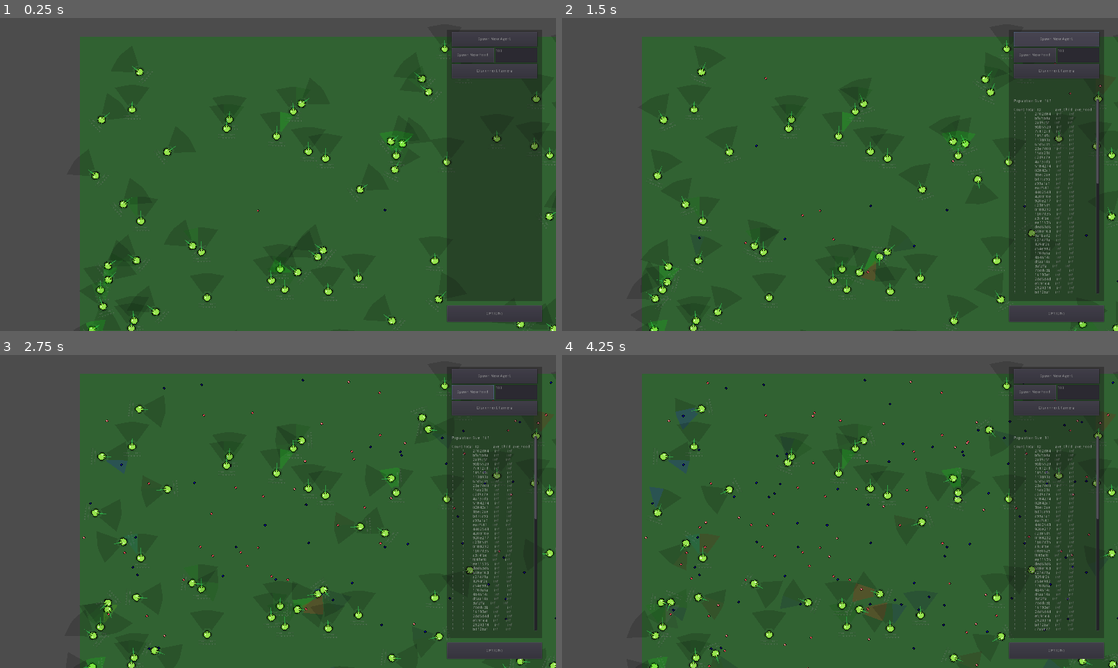
Above: before the commit, frames 1-4 (two rows, left to right).
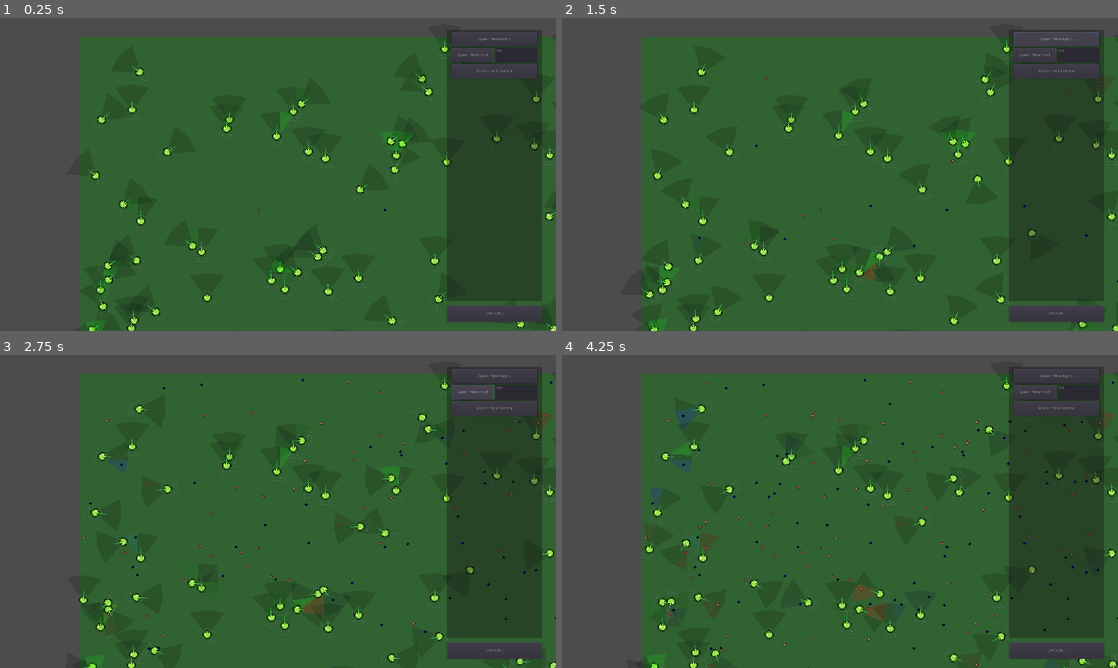
Above: after the commit, the same moments.

Repository: VincentRagusa/AntFarm
Game: Godot game, scene res://World.tscn
The game is run twice, just before and just after one commit, with the same random seed, the same clock (stepped at 60 frames per second) and the same inputs.
Inputs (mouse positions are in pixels of both pictures, inside the frame that each line leads up to):
- Up to frame 1 (0.25 s): no input
- Up to frame 2 (1.5 s): click "Spawn New Agent" at 0.5 s; click "Spawn New Agent" at 1.25 s
- Up to frame 3 (2.75 s): click "Spawn New Food" at 2 s
- Up to frame 4 (4.25 s): click "Spawn New Food" at 2.75 s; click (878, 592) at 3.52 s

The runs differ from the first frame. In frame 1, less than 0.1% of the frame differs, in the area x 17-96%, y 30-100%; in frame 2, 1.4%; in frame 3, 1.5%; in frame 4, 1.9%, in the area x 14-98%, y 26-100%.

Commit message:
food balance

Diff:
--- a/Agent.gd
+++ b/Agent.gd
@@ -119,14 +119,15 @@
 	rotation += rotation_dir * ROTATION_SPEED * delta
 
 	if rotation_dir == 0.0:
-		apply_friction(ACCELERATION * delta)
+		if R + L == 0.0: #inverse tank, all forward == stop, no output == forward
+			apply_friction(ACCELERATION * delta)
 	else:
 		apply_movement(Vector2(0.0, abs(rotation_dir) - 1.0) * ACCELERATION * delta)
 
 	move_and_slide(motion.rotated(rotation))
 
 	# Handle reproduction and spikes
-	if food_level > 60 and Brain.get_output(2) >= TWO_THIRDS:
+	if food_level > 60 and Brain.get_output(2) >= ONE_THIRD:
 		GlobalSignals.emit_signal("agent_born", self)
 		children_had_tracker += 1
 		food_level -= 35
@@ -327,7 +328,7 @@
 		body.food_level -= 15
 		body.was_attacked = 1 #bool
 		if lastFoodColor != "Agent":
-			food_level -= 5 #switch cost
+			food_level -= 6 #switch cost
 			lastFoodColor = "Agent"
 		else:
 			food_level += 10 #loss of 5
--- a/AgentManager.gd
+++ b/AgentManager.gd
@@ -16,7 +16,7 @@
 var logFile:File = File.new()
 var birthQueue:Array = []
 var _last_update_time = 0.0
-var _update_interval = 1.0 # Update stats every 0.2 seconds
+var _update_interval = 5.0 # Update stats every 0.2 seconds
 
 func _ready():
 	rng.randomize()
--- a/Food.gd
+++ b/Food.gd
@@ -5,7 +5,7 @@
 var food_level:int = 5
 var food_onHit:int = 5
 var foodColor:String = "None"
-var switchCost:int = 10 #3 works
+var switchCost:int = 6 #3 works
 # Called when the node enters the scene tree for the first time.
 #func _ready():
 #	pass # Replace with function body.
Not shown, changed: lineageVis.ipynb
